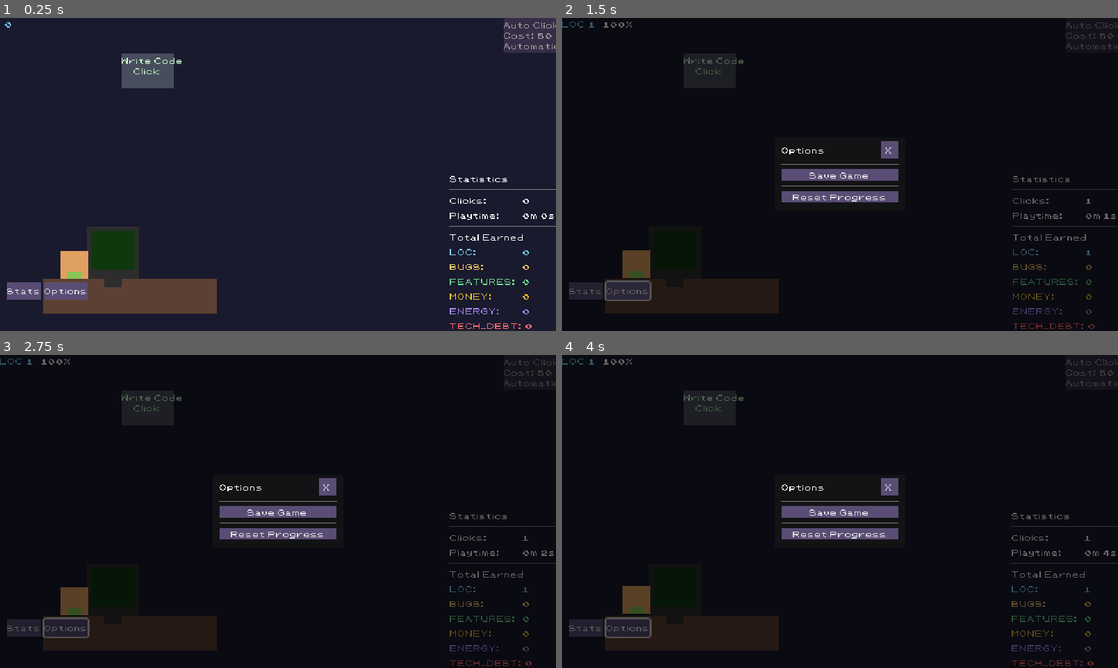
Above: before the commit, frames 1-4 (two rows, left to right).
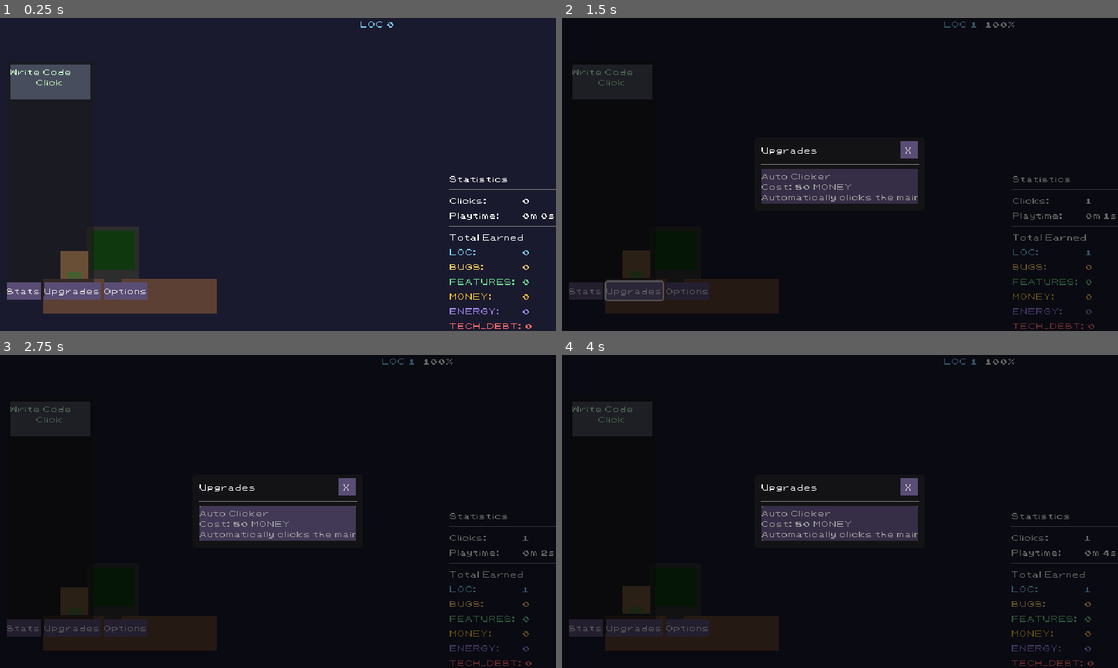
Above: after the commit, the same moments.

Repository: DenisLopata/idle_clicker_dev
Game: Godot game, scene res://scenes/levels/base_level.tscn
The game is run twice, just before and just after one commit, with the same random seed, the same clock (stepped at 60 frames per second) and the same inputs.
Inputs (mouse positions are in pixels of both pictures, inside the frame that each line leads up to):
- Up to frame 1 (0.25 s): no input
- Up to frame 2 (1.5 s): click "Click" at 0.5 s; click (634, 290) at 1.25 s, where only the run after the commit has a clickable "Upgrades"
- Up to frame 3 (2.75 s): click "Auto Clicker" at 2 s
- Up to frame 4 (4 s): click "Stats" at 2.75 s; click "Click" at 3.5 s

The runs differ from the first frame. In frame 1, 4.9% of the frame differs, in the area x 0-100%, y 0-90%; in frame 2, 5.1%; in frame 3, 5.1%, in the area x 0-100%, y 1-91%; in frame 4, 5.1%.

Commit message:
UI improvements: upgrades popup, action panel, save/load fixes
Upgrades Popup:
- Move upgrades from always-visible panel to popup
- Add "Upgrades" button to menu bar
- Create upgrade_popup_content component

Action Panel:
- Create ActionPanel component for grouped buttons
- Move all action buttons into vertical list on left side
- Update milestone paths for new button locations
- Add minimum sizes to buttons for proper display

Save/Load:
- Add save/load to ActionButton (unlocked + revealed state)
- Improve PassiveGenerator save/load with revealed state
- Buttons now persist their state across sessions

Layout:
- Move ResourceHUD to top-right corner
- Widen ActionPanel for better button display

🤖 Generated with [Claude Code](https://claude.com/claude-code)

Co-Authored-By: Claude Opus 4.5 <noreply@anthropic.com>

Diff:
--- a/data/milestones/reveal_bug_button.tres
+++ b/data/milestones/reveal_bug_button.tres
@@ -5,5 +5,5 @@
 [resource]
 script = ExtResource("1_script")
 id = "reveal_bug_button"
-reveal_node_path = "ActionButton2"
+reveal_node_path = "ActionPanel/MarginContainer/ActionList/ActionButton2"
 required_amount = 20.0
--- a/data/milestones/reveal_commit_button.tres
+++ b/data/milestones/reveal_commit_button.tres
@@ -5,6 +5,6 @@
 [resource]
 script = ExtResource("1_script")
 id = "reveal_commit_button"
-reveal_node_path = "ActionButton3"
+reveal_node_path = "ActionPanel/MarginContainer/ActionList/ActionButton3"
 required_resource = 0
 required_amount = 100.0
--- a/data/milestones/reveal_generator.tres
+++ b/data/milestones/reveal_generator.tres
@@ -5,6 +5,6 @@
 [resource]
 script = ExtResource("1_script")
 id = "reveal_generator"
-reveal_node_path = "PassiveGenerator"
+reveal_node_path = "ActionPanel/MarginContainer/ActionList/PassiveGenerator"
 required_resource = 0
 required_amount = 50.0
--- a/data/milestones/reveal_ship_button.tres
+++ b/data/milestones/reveal_ship_button.tres
@@ -5,6 +5,6 @@
 [resource]
 script = ExtResource("1_script")
 id = "reveal_ship_button"
-reveal_node_path = "ActionButton4"
+reveal_node_path = "ActionPanel/MarginContainer/ActionList/ActionButton4"
 required_resource = 2
 required_amount = 5.0
--- /dev/null
+++ b/scenes/UI/action_panel/action_panel.tscn
@@ -0,0 +1,18 @@
+[gd_scene load_steps=2 format=3]
+
+[ext_resource type="Theme" uid="uid://ci8nn6qjjfjll" path="res://assets/themes/base_button.tres" id="1_theme"]
+
+[node name="ActionPanel" type="PanelContainer"]
+custom_minimum_size = Vector2(90, 0)
+theme = ExtResource("1_theme")
+
+[node name="MarginContainer" type="MarginContainer" parent="."]
+layout_mode = 2
+theme_override_constants/margin_left = 4
+theme_override_constants/margin_top = 4
+theme_override_constants/margin_right = 4
+theme_override_constants/margin_bottom = 4
+
+[node name="ActionList" type="VBoxContainer" parent="MarginContainer"]
+layout_mode = 2
+theme_override_constants/separation = 4
--- a/scenes/UI/menu_bar/menu_bar.gd
+++ b/scenes/UI/menu_bar/menu_bar.gd
@@ -2,17 +2,23 @@
 class_name GameMenuBar
 
 signal stats_pressed
+signal upgrades_pressed
 signal options_pressed
 
 @onready var stats_button: Button = $StatsButton
+@onready var upgrades_button: Button = $UpgradesButton
 @onready var options_button: Button = $OptionsButton
 
 func _ready() -> void:
 	stats_button.pressed.connect(_on_stats_pressed)
+	upgrades_button.pressed.connect(_on_upgrades_pressed)
 	options_button.pressed.connect(_on_options_pressed)
 
 func _on_stats_pressed() -> void:
 	stats_pressed.emit()
 
+func _on_upgrades_pressed() -> void:
+	upgrades_pressed.emit()
+
 func _on_options_pressed() -> void:
 	options_pressed.emit()
--- a/scenes/UI/menu_bar/menu_bar.tscn
+++ b/scenes/UI/menu_bar/menu_bar.tscn
@@ -12,6 +12,11 @@
 theme = ExtResource("2_theme")
 text = "Stats"
 
+[node name="UpgradesButton" type="Button" parent="."]
+layout_mode = 2
+theme = ExtResource("2_theme")
+text = "Upgrades"
+
 [node name="OptionsButton" type="Button" parent="."]
 layout_mode = 2
 theme = ExtResource("2_theme")
--- /dev/null
+++ b/scenes/UI/upgrade_popup/upgrade_popup_content.gd
@@ -0,0 +1,16 @@
+extends VBoxContainer
+class_name UpgradePopupContent
+
+signal upgrade_purchased(id: String)
+
+var upgrade_button_scene = preload("res://scenes/components/upgrade_button/upgrade_button.tscn")
+
+func setup(upgrades: Array) -> void:
+	for upg in upgrades:
+		var btn = upgrade_button_scene.instantiate()
+		btn.upgrade = upg
+		btn.upgrade_purchased.connect(_on_upgrade_purchased)
+		add_child(btn)
+
+func _on_upgrade_purchased(id: String) -> void:
+	upgrade_purchased.emit(id)
--- /dev/null
+++ b/scenes/UI/upgrade_popup/upgrade_popup_content.tscn
@@ -0,0 +1,9 @@
+[gd_scene load_steps=3 format=3]
+
+[ext_resource type="Script" path="res://scenes/UI/upgrade_popup/upgrade_popup_content.gd" id="1_script"]
+[ext_resource type="Theme" uid="uid://ci8nn6qjjfjll" path="res://assets/themes/base_button.tres" id="2_theme"]
+
+[node name="UpgradePopupContent" type="VBoxContainer"]
+custom_minimum_size = Vector2(180, 0)
+theme = ExtResource("2_theme")
+script = ExtResource("1_script")
--- a/scenes/components/action_button/action_button.gd
+++ b/scenes/components/action_button/action_button.gd
@@ -26,6 +26,9 @@
 func _ready() -> void:
 	add_to_group("action_buttons")
 
+	# Register for save/load
+	SaveManager.register(self)
+
 	# Hide if configured to start hidden (for progressive unlock)
 	if hidden_on_start:
 		hide()
@@ -41,6 +44,24 @@
 	_update_tooltip()
 
 	name_label.text = display_name if display_name else action_id
+
+func _exit_tree() -> void:
+	SaveManager.unregister(self)
+
+func get_save_data() -> Dictionary:
+	return {
+		"unlocked": unlocked_action,
+		"revealed": visible
+	}
+
+func load_save_data(data: Dictionary) -> void:
+	if data.has("unlocked"):
+		unlocked_action = data["unlocked"]
+	if data.has("revealed") and data["revealed"]:
+		show()
+	_update_visual_state()
+	_update_cost_label()
+	_update_tooltip()
 
 func reveal() -> void:
 	AnimationHelper.play_reveal(self)
--- a/scenes/components/action_button/action_button.tscn
+++ b/scenes/components/action_button/action_button.tscn
@@ -5,7 +5,8 @@
 [ext_resource type="Theme" uid="uid://ci8nn6qjjfjll" path="res://assets/themes/base_button.tres" id="3_theme"]
 
 [node name="ActionButton" type="Button"]
-offset_right = 60.0
+custom_minimum_size = Vector2(70, 40)
+offset_right = 70.0
 offset_bottom = 40.0
 theme = ExtResource("3_theme")
 script = ExtResource("1_qamgn")
--- a/scenes/components/passive_generator/passive_generator.gd
+++ b/scenes/components/passive_generator/passive_generator.gd
@@ -123,14 +123,17 @@
 # Save/Load interface
 func get_save_data() -> Dictionary:
 	return {
-		"unlocked": unlocked_generator
+		"unlocked": unlocked_generator,
+		"revealed": visible
 	}
 
 func load_save_data(data: Dictionary) -> void:
+	if data.has("revealed") and data["revealed"]:
+		show()
 	if data.has("unlocked") and data["unlocked"]:
 		unlocked_generator = true
 		disabled = false
 		timer.start()
-		_update_visual_state()
-		_update_cost_label()
-		_update_tooltip()
+	_update_visual_state()
+	_update_cost_label()
+	_update_tooltip()
--- a/scenes/components/passive_generator/passive_generator.tscn
+++ b/scenes/components/passive_generator/passive_generator.tscn
@@ -4,8 +4,9 @@
 [ext_resource type="Theme" uid="uid://ci8nn6qjjfjll" path="res://assets/themes/base_button.tres" id="2_theme"]
 
 [node name="PassiveGenerator" type="Button"]
-offset_right = 60.0
-offset_bottom = 30.0
+custom_minimum_size = Vector2(70, 35)
+offset_right = 70.0
+offset_bottom = 35.0
 theme = ExtResource("2_theme")
 script = ExtResource("1_bck8p")
 
--- a/scenes/levels/base_level.gd
+++ b/scenes/levels/base_level.gd
@@ -1,7 +1,6 @@
 extends Control
 
 @onready var resource_label: Label = $ResourceLabel
-@onready var upgrade_panel: UpgradePanel = $UpgradeContainer/UpgradePanel
 @onready var production_system: ProductionSystem = $ProductionSystem
 @onready var resource_hud: ResourceHUD = $UI/ResourceHUD
 @onready var progression_manager: ProgressionManager = $ProgressionManager
@@ -11,6 +10,7 @@
 
 const STATS_POPUP_CONTENT = preload("res://scenes/UI/stats_popup/stats_popup_content.tscn")
 const OPTIONS_POPUP_CONTENT = preload("res://scenes/UI/options_popup/options_popup_content.tscn")
+const UPGRADE_POPUP_CONTENT = preload("res://scenes/UI/upgrade_popup/upgrade_popup_content.tscn")
 
 # Amount added per click (generic)
 @export var click_value: float = 1.0
@@ -28,13 +28,6 @@
 	for type in ResourceTypes.ResourceType.values():
 		_on_resource_changed(type, GameState.get_resource(type))
 
-	# Add upgrades
-	for upg in upgrades_data:
-		upgrade_panel.add_upgrade(upg)
-
-	# Listen to upgrade purchases
-	upgrade_panel.upgrade_purchased.connect(_on_upgrade_purchased)
-
 	# Listen for offline progress
 	SaveManager.offline_progress_calculated.connect(_on_offline_progress)
 
@@ -51,6 +44,7 @@
 
 	# Wire up menu bar
 	menu_bar.stats_pressed.connect(_on_stats_pressed)
+	menu_bar.upgrades_pressed.connect(_on_upgrades_pressed)
 	menu_bar.options_pressed.connect(_on_options_pressed)
 
 	# Load saved game if exists
@@ -108,6 +102,12 @@
 	var content = STATS_POPUP_CONTENT.instantiate()
 	popup_overlay.open(content, "Detailed Statistics")
 
+func _on_upgrades_pressed() -> void:
+	var content = UPGRADE_POPUP_CONTENT.instantiate()
+	content.setup(upgrades_data)
+	content.upgrade_purchased.connect(_on_upgrade_purchased)
+	popup_overlay.open(content, "Upgrades")
+
 func _on_options_pressed() -> void:
 	var content = OPTIONS_POPUP_CONTENT.instantiate()
 	content.reset_requested.connect(_on_options_reset_requested)
--- a/scenes/levels/base_level.tscn
+++ b/scenes/levels/base_level.tscn
@@ -4,7 +4,6 @@
 [ext_resource type="PackedScene" uid="uid://dfon2ykx74oiy" path="res://scenes/components/action_button/action_button.tscn" id="2_uk53i"]
 [ext_resource type="Theme" uid="uid://ci8nn6qjjfjll" path="res://assets/themes/base_button.tres" id="3_j7gcg"]
 [ext_resource type="PackedScene" uid="uid://clindmg85x3ke" path="res://scenes/components/passive_generator/passive_generator.tscn" id="3_ukglk"]
-[ext_resource type="PackedScene" uid="uid://dufomiuw8cy0a" path="res://scenes/UI/upgrade_panel/upgrade_panel.tscn" id="4_wwrw0"]
 [ext_resource type="Script" uid="uid://rbsh3slbuk14" path="res://scripts/production_system/production_system.gd" id="5_o1chu"]
 [ext_resource type="Script" uid="uid://bsr8a66e1kq5u" path="res://scripts/production_rule/production_rule.gd" id="6_h4ce7"]
 [ext_resource type="Resource" uid="uid://dc8uc3uafebqv" path="res://data/production_rules/loc_to_bug.tres" id="7_53c65"]
@@ -22,6 +21,7 @@
 [ext_resource type="PackedScene" path="res://scenes/UI/menu_bar/menu_bar.tscn" id="20_menu"]
 [ext_resource type="PackedScene" path="res://scenes/UI/popup/popup_overlay.tscn" id="21_popup"]
 [ext_resource type="PackedScene" path="res://scenes/background/programmer_scene.tscn" id="22_prog"]
+[ext_resource type="PackedScene" path="res://scenes/UI/action_panel/action_panel.tscn" id="23_action"]
 
 [node name="BaseLevel" type="Control"]
 layout_mode = 3
@@ -40,24 +40,22 @@
 offset_right = 40.0
 offset_bottom = 16.0
 
-[node name="ActionButton" parent="." instance=ExtResource("2_uk53i")]
+[node name="ActionPanel" parent="." instance=ExtResource("23_action")]
 layout_mode = 0
-offset_left = 140.0
-offset_top = 41.0
-offset_right = 200.0
-offset_bottom = 81.0
-theme_type_variation = &"FlatButton"
+offset_left = 8.0
+offset_top = 50.0
+offset_right = 108.0
+offset_bottom = 320.0
+
+[node name="ActionButton" parent="ActionPanel/MarginContainer/ActionList" instance=ExtResource("2_uk53i")]
+layout_mode = 2
 action_id = "loc_button"
 display_name = "Write Code"
 unlock_cost = 0.0
 unlocked_action = true
 
-[node name="ActionButton2" parent="." instance=ExtResource("2_uk53i")]
-layout_mode = 0
-offset_left = 142.0
-offset_top = 92.0
-offset_right = 202.0
-offset_bottom = 132.0
+[node name="ActionButton2" parent="ActionPanel/MarginContainer/ActionList" instance=ExtResource("2_uk53i")]
+layout_mode = 2
 action_id = "bug_button"
 display_name = "Fix Bug"
 resource_type = 1
@@ -66,12 +64,8 @@
 action_cost = 1.0
 hidden_on_start = true
 
-[node name="ActionButton3" parent="." instance=ExtResource("2_uk53i")]
-layout_mode = 0
-offset_left = 145.0
-offset_top = 148.0
-offset_right = 205.0
-offset_bottom = 188.0
+[node name="ActionButton3" parent="ActionPanel/MarginContainer/ActionList" instance=ExtResource("2_uk53i")]
+layout_mode = 2
 action_id = "commit_button"
 display_name = "Commit"
 unlock_cost = 50.0
@@ -79,12 +73,8 @@
 action_cost = 50.0
 hidden_on_start = true
 
-[node name="ActionButton4" parent="." instance=ExtResource("2_uk53i")]
-layout_mode = 0
-offset_left = 153.0
-offset_top = 210.0
-offset_right = 213.0
-offset_bottom = 250.0
+[node name="ActionButton4" parent="ActionPanel/MarginContainer/ActionList" instance=ExtResource("2_uk53i")]
+layout_mode = 2
 action_id = "ship_button"
 display_name = "Ship"
 unlock_cost_type = 2
@@ -94,28 +84,10 @@
 action_cost = 1.0
 hidden_on_start = true
 
-[node name="PassiveGenerator" parent="." instance=ExtResource("3_ukglk")]
-layout_mode = 0
-offset_left = 14.0
-offset_top = 203.0
-offset_right = 74.0
-offset_bottom = 233.0
+[node name="PassiveGenerator" parent="ActionPanel/MarginContainer/ActionList" instance=ExtResource("3_ukglk")]
+layout_mode = 2
 display_name = "Auto Coder"
 hidden_on_start = true
-
-[node name="UpgradeContainer" type="VBoxContainer" parent="."]
-layout_mode = 1
-anchors_preset = 11
-anchor_left = 1.0
-anchor_right = 1.0
-anchor_bottom = 1.0
-offset_left = -60.0
-grow_horizontal = 0
-grow_vertical = 2
-
-[node name="UpgradePanel" parent="UpgradeContainer" instance=ExtResource("4_wwrw0")]
-custom_minimum_size = Vector2(60, 0)
-layout_mode = 2
 
 [node name="ProductionSystem" type="Node" parent="."]
 script = ExtResource("5_o1chu")
@@ -128,10 +100,12 @@
 [node name="UI" type="CanvasLayer" parent="."]
 
 [node name="ResourceHUD" parent="UI" instance=ExtResource("11_qhwlw")]
-anchors_preset = 10
-anchor_bottom = 0.0
-offset_bottom = 40.0
-grow_vertical = 1
+anchors_preset = 1
+anchor_left = 1.0
+anchor_right = 1.0
+offset_left = -200.0
+offset_bottom = 80.0
+grow_horizontal = 0
 resource_row_scene = ExtResource("12_0caop")
 
 [node name="ResetConfirmDialog" type="ConfirmationDialog" parent="UI"]
Not shown, added: scenes/UI/upgrade_popup/upgrade_popup_content.gd.uid
